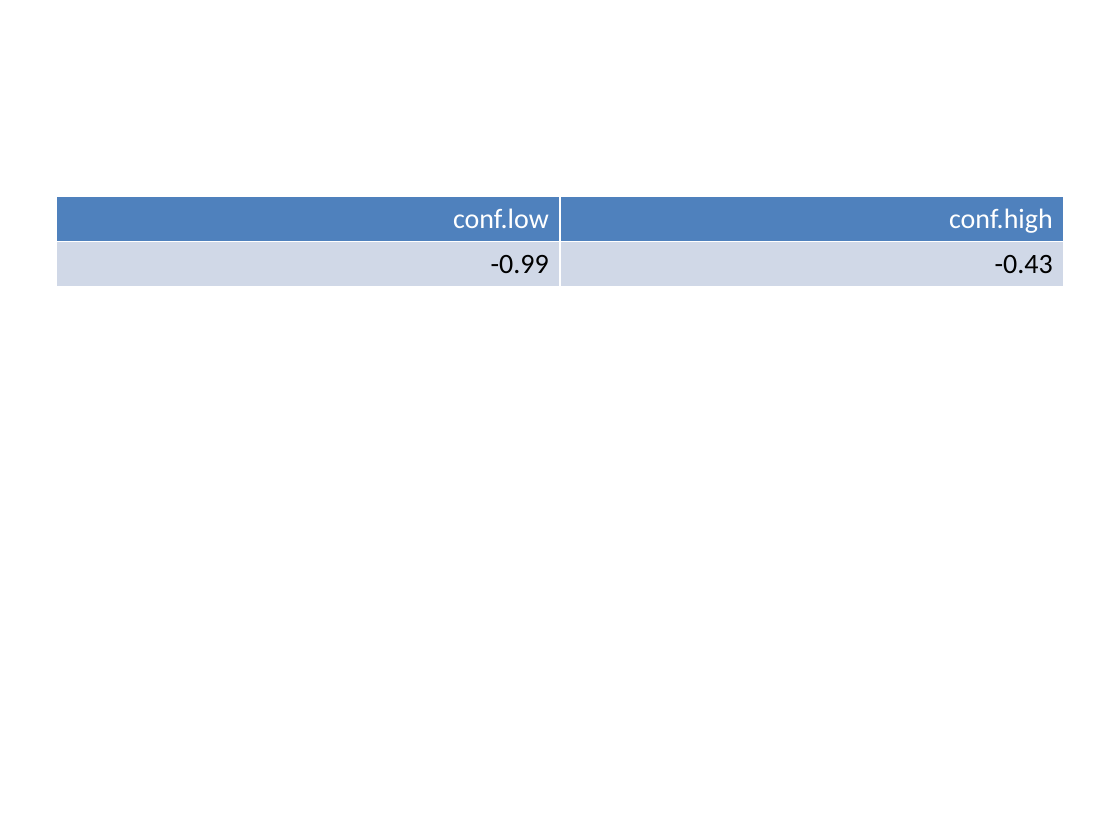
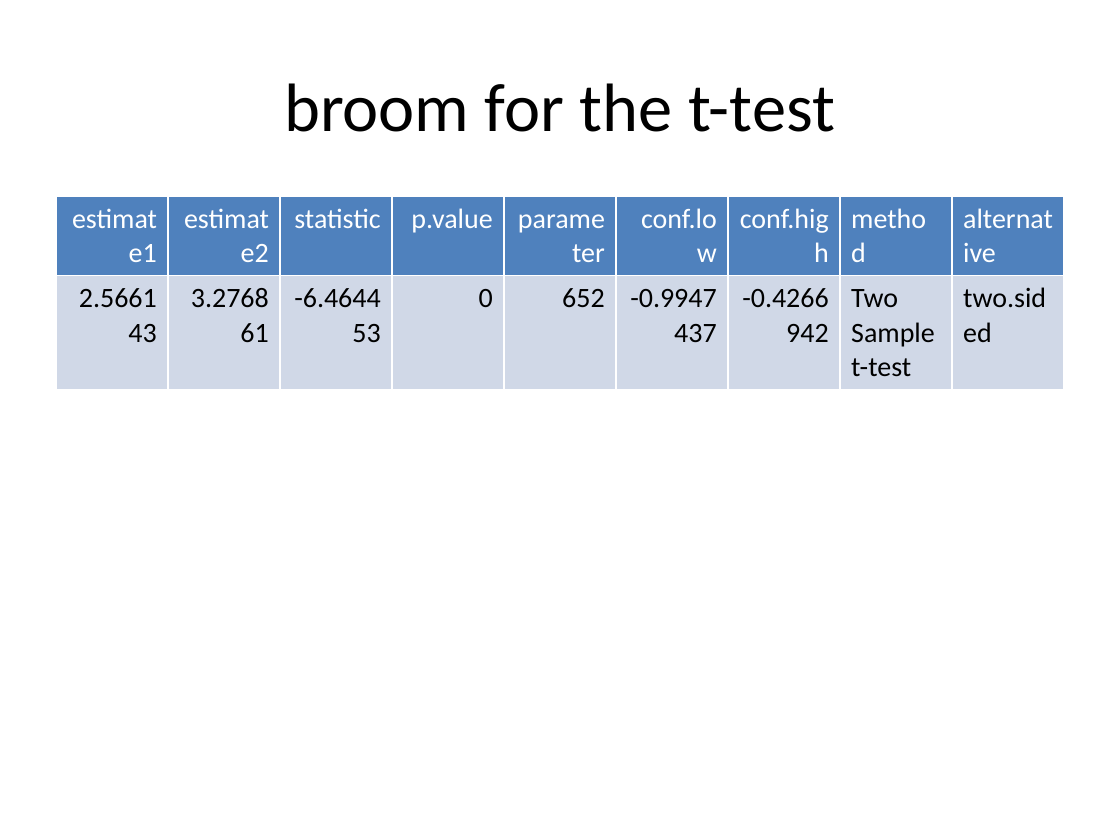
Before and after one commit to pmean/classes, a slide deck: slide 50 of introduction-to-r/src/v07-slides-and-speaker-notes.pptx (slide 20 before the commit). Drawn at 1120x840 pixels with LibreOffice and Linux fonts; fonts in the diff are those of the drawing. Boxes give left, top, right and bottom in pixels: in the first picture for what was removed or moved away, otherwise in the second. Text is boxed around its words. In the diff, an @@ line names an element or a change of style, - is before the commit and + after.

```diff
--- a/introduction-to-r/src/v07-slides-and-speaker-notes.pptx
+++ b/introduction-to-r/src/v07-slides-and-speaker-notes.pptx
@@ title added at (284,83,835,132), 44 pt, text #000000 @@
+broom for the t-test
@@ table at (56,196,1064,749) @@
-column 1: conf.low | -0.99
-column 2: conf.high | -0.43
+column 1: estimate1 | 2.566143
+column 2: estimate2 | 3.276861
+column 3: statistic | -6.464453
+column 4: p.value | 0
+column 5: parameter | 652
+column 6: conf.low | -0.9947437
+column 7: conf.high | -0.4266942
+column 8: method | Two Sample t-test
+column 9: alternative | two.sided
```
Also in this commit, not shown: 9 other slides changed, 28 slides added, 1 slide removed, 25 other files.
